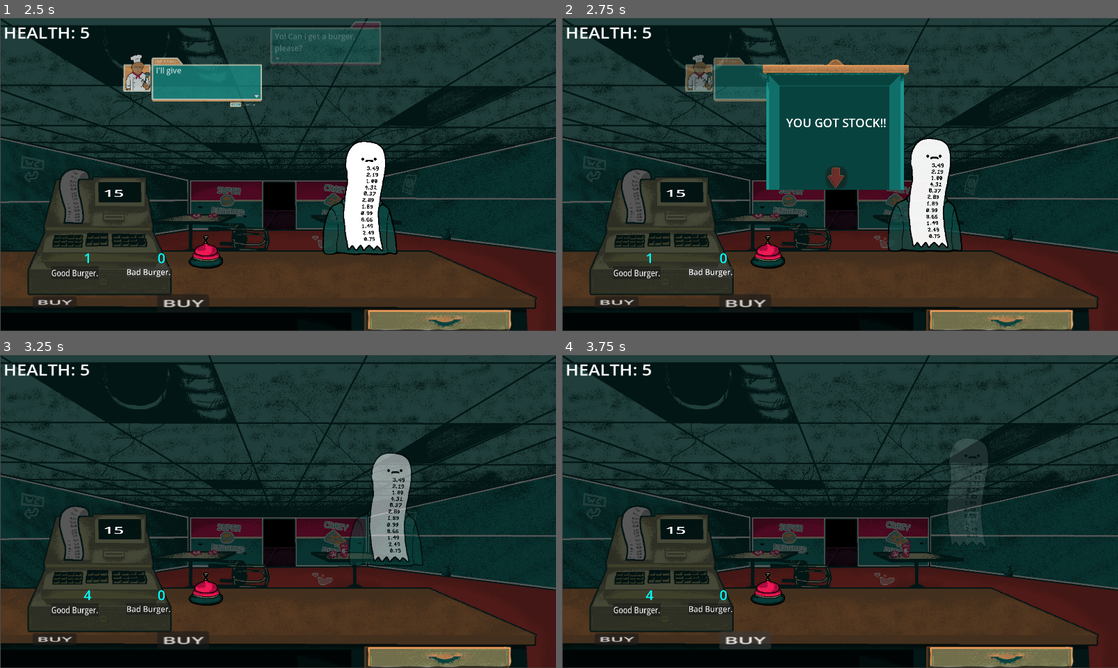
Above: before the commit, frames 1-4 (two rows, left to right).
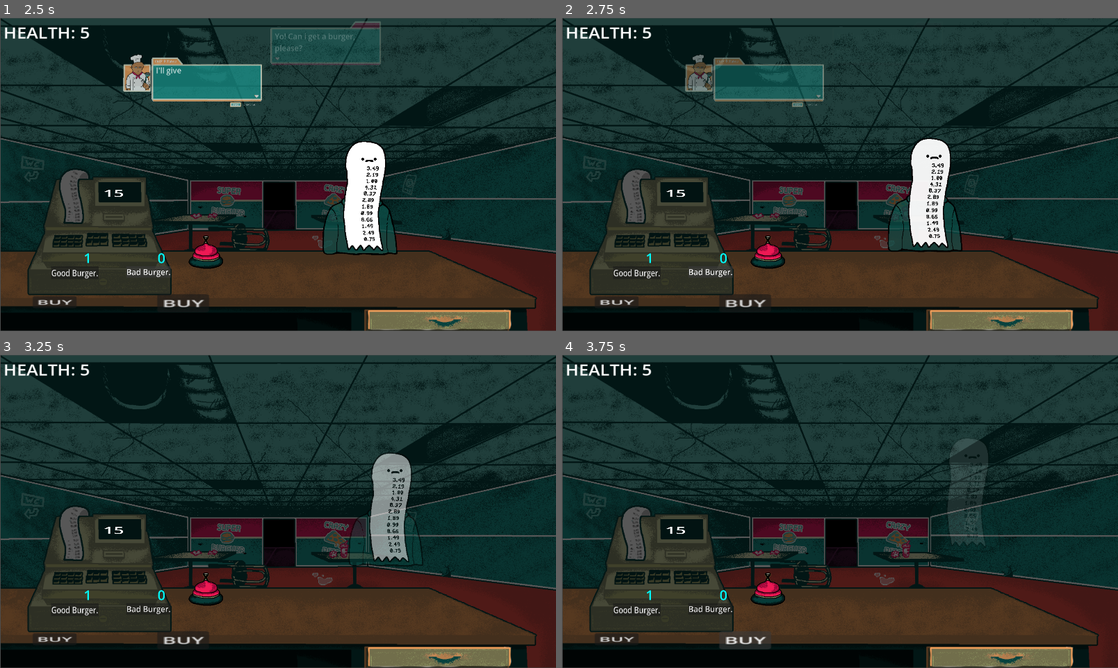
Above: after the commit, the same moments.

Repository: fgnovais/brackeys26.2
Game: Godot game, scene res://UI/level.tscn
The game is run twice, just before and just after one commit, with the same random seed, the same clock (stepped at 60 frames per second) and the same inputs.
Inputs (mouse positions are in pixels of both pictures, inside the frame that each line leads up to):
- Up to frame 1 (2.5 s): click "BUY" at 0.5 s; click "Good Burger." at 1.25 s; click "Bad Burger." at 2 s
- Up to frame 2 (2.75 s): no input
- Up to frame 3 (3.25 s): click (272, 514) at 2.77 s
- Up to frame 4 (3.75 s): click "BUY" at 3.5 s

Frame 1 is identical in both runs. In frame 2, 6.1% of the frame differs, in the area x 36-63%, y 13-55%; in frame 3, less than 0.1%; in frame 4, less than 0.1%.

Commit message:
fix bug infinite good burger

Diff:
--- a/ghetto-restaurant/UI/dialog_system.gd
+++ b/ghetto-restaurant/UI/dialog_system.gd
@@ -7,7 +7,6 @@
 @onready var client_dialogs: VBoxContainer = $ClientDialogs
 @onready var player_dialogs: VBoxContainer = $PlayerDialogs
 signal no_more_dialog
-
 func _unhandled_input(event: InputEvent) -> void:
 	if idx < client_dialog.size():
 		if event.is_action_pressed("space"):
--- a/ghetto-restaurant/Utils/level.gd
+++ b/ghetto-restaurant/Utils/level.gd
@@ -216,12 +216,12 @@
 	if coupon_count > 0 && total_money >= 5:
 		total_money -= 10
 		coupon_count -= 1
+		add_to_queue_in(EVENT.STOCK_ARRIVING, 1)
 	elif total_money >= 20:
 		total_money -= 20
+		add_to_queue_in(EVENT.STOCK_ARRIVING, 1)
 	else:
 		print("You got no money!")
-
-	add_to_queue_in(EVENT.STOCK_ARRIVING, 1)
 
 func buy_bad_stock_amount() -> void:
 	current_client.client_info.dealer_is_requested = true
